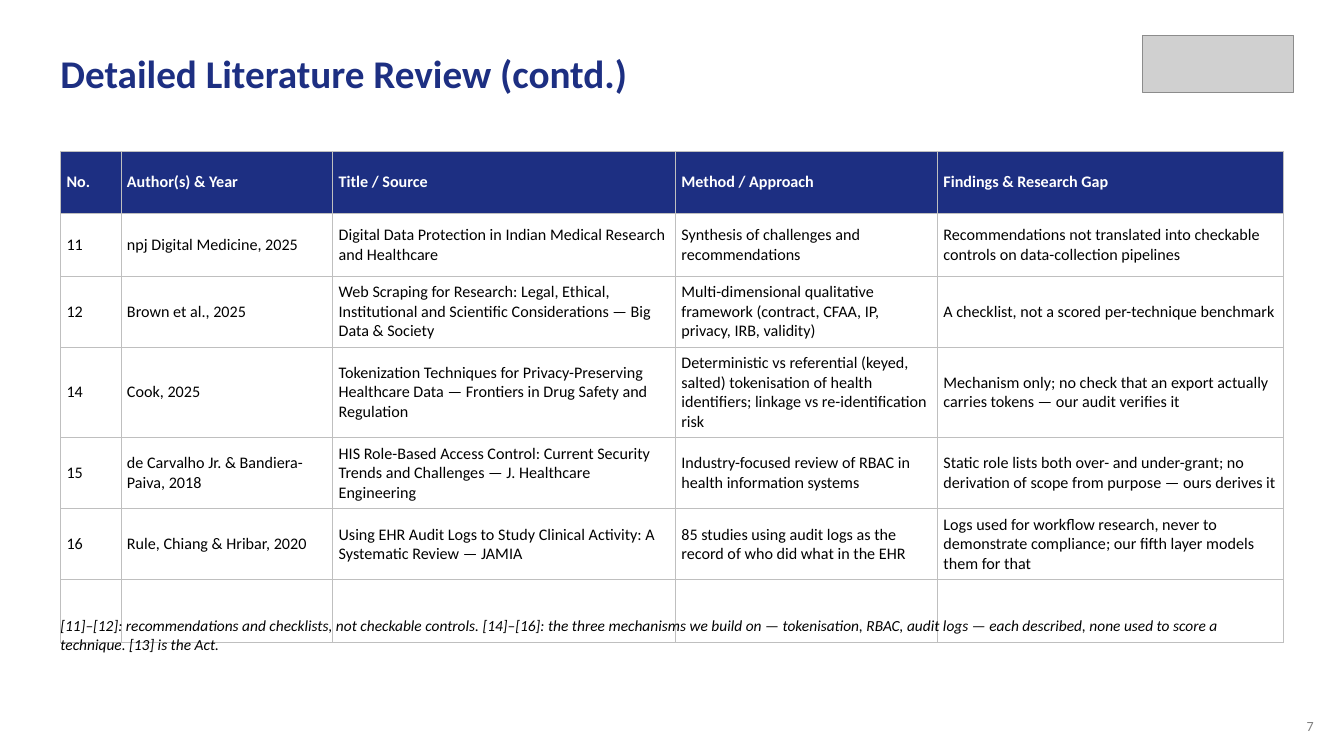
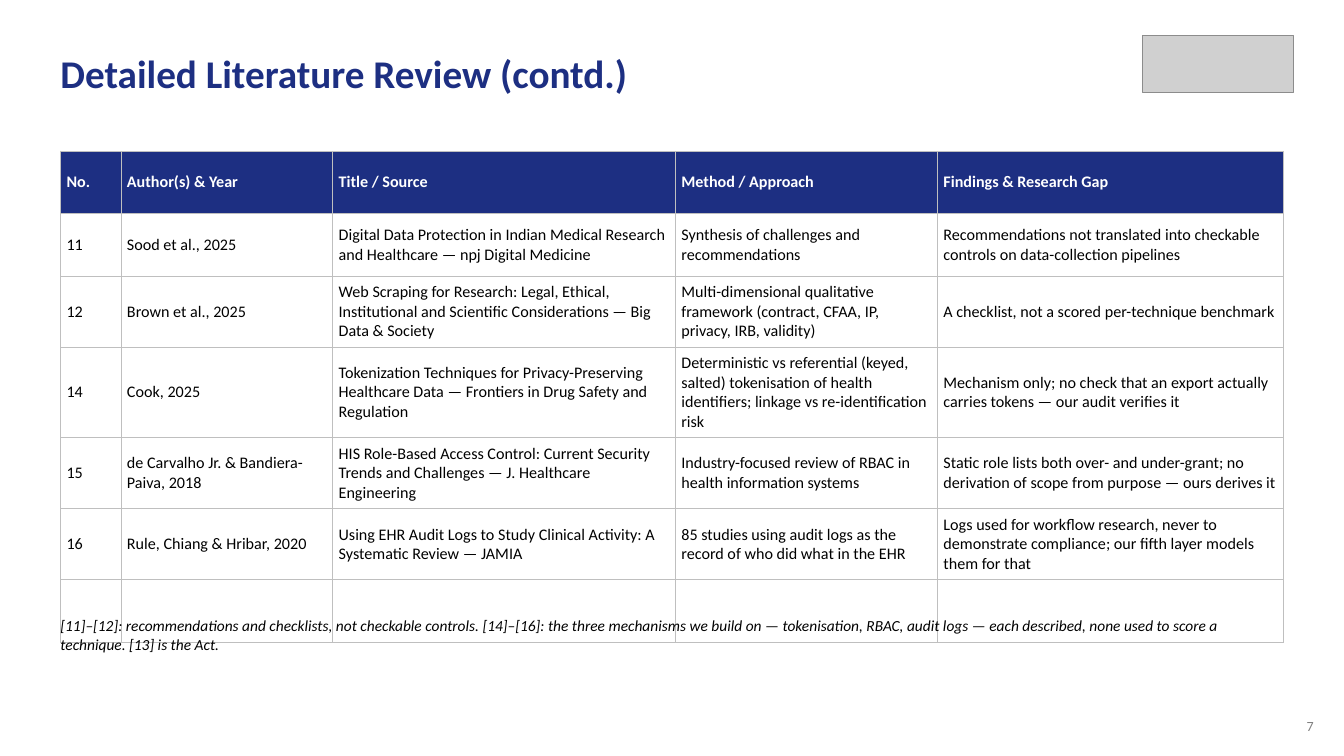
Before and after one commit to aysk1209/his-scraping-dpdp-project, a slide deck: slide 7 of Review-II.pptx. Drawn at 1344x756 pixels with LibreOffice and Linux fonts; fonts in the diff are those of the drawing; grey boxes stand for pictures. Boxes give left, top, right and bottom in pixels: in the first picture for what was removed or moved away, otherwise in the second. Text is boxed around its words. In the diff, an @@ line names an element or a change of style, - is before the commit and + after.

```diff
--- a/Review-II.pptx
+++ b/Review-II.pptx
@@ table at (x1=60, y1=151, x2=1284, y2=589) @@
-row 2, column 2: npj Digital Medicine, 2025
+row 2, column 2: Sood et al., 2025
-row 2, column 3: Digital Data Protection in Indian Medical Research and Healthcare
+row 2, column 3: Digital Data Protection in Indian Medical Research and Healthcare — npj Digital Medicine
```
Also in this commit, not shown: 2 other slides changed, 4 other files.
